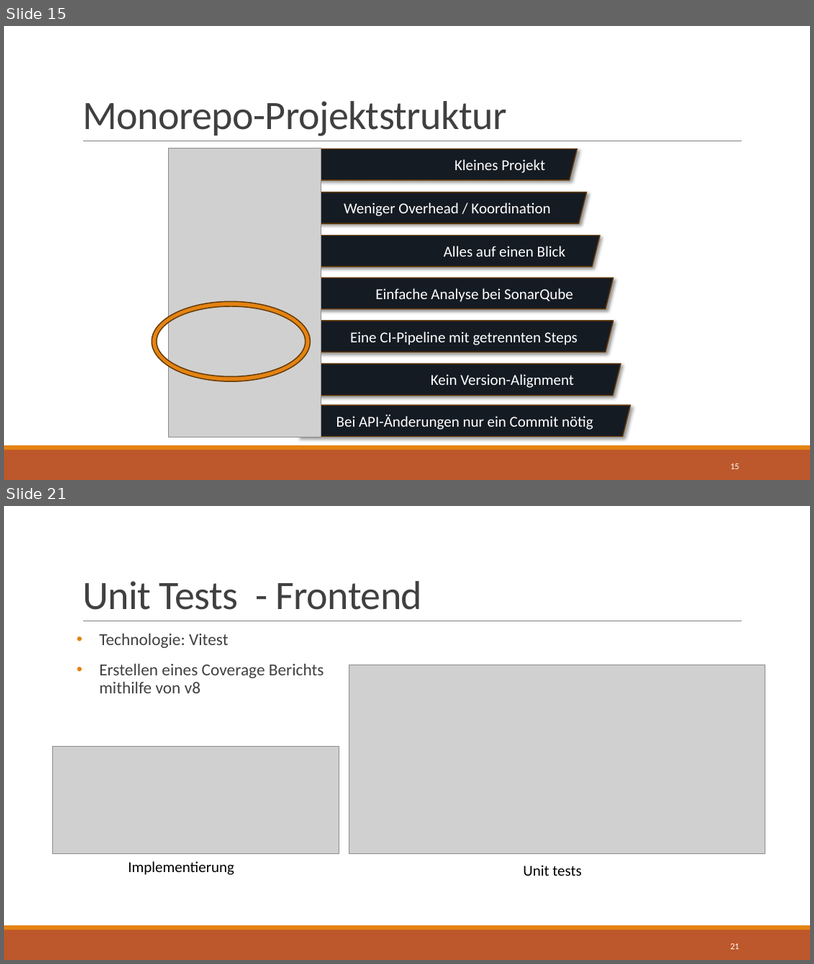
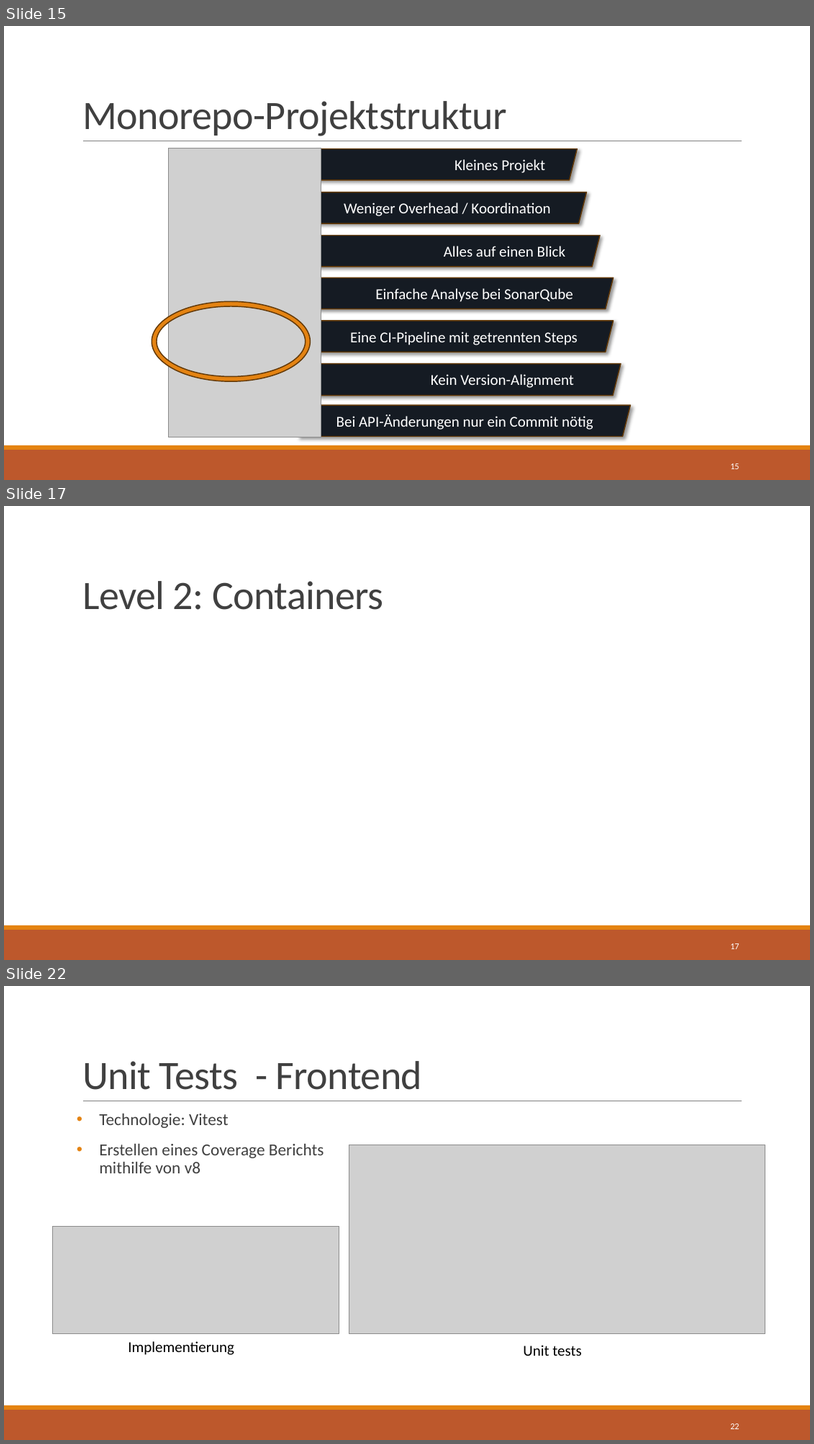
Before and after one commit to MiChillDev/sqs-project, a slide deck: docs/presentation/Group-4_SQS-Praesentation.pptx. Shown one above the other, each under a label of ours: slides 15 and 21 before the commit, slides 15, 17 and 22 after it; the slides between them are not shown. The pictures are 814x964 and 814x1444 pixels, drawn with LibreOffice and Linux fonts; fonts in the diff are those of the drawing; grey boxes stand for pictures; background and template pictures are left out. Boxes give left, top, right and bottom in pixels: in the first picture for what was removed or moved away, otherwise in the second. Text is boxed around its words. In the diff, an @@ line names an element or a change of style, - is before the commit and + after.

```diff
--- a/docs/presentation/Group-4_SQS-Praesentation.pptx
+++ b/docs/presentation/Group-4_SQS-Praesentation.pptx
@@ slide 17 added at bbox=[4, 506, 810, 960], background picture (left out); not listed: 2 template elements that a slide beside it also shows @@
@@ title added at bbox=[82, 581, 384, 610], 48 pt, text #404040 @@
+Level 2: Containers
@@ rectangle added at bbox=[70, 606, 754, 636], fill #FFFFFF @@
@@ page number added at bbox=[730, 943, 739, 949], 10.5 pt, text #FFFFFF @@
+17
@@ what was slide 21 is now slide 22 @@
@@ page number at bbox=[730, 1423, 739, 1429]: text changed @@
-21
+22
```
Also in this commit, not shown: 2 slides changed, 3 other slides added, 3 slides removed, 2 other files.
